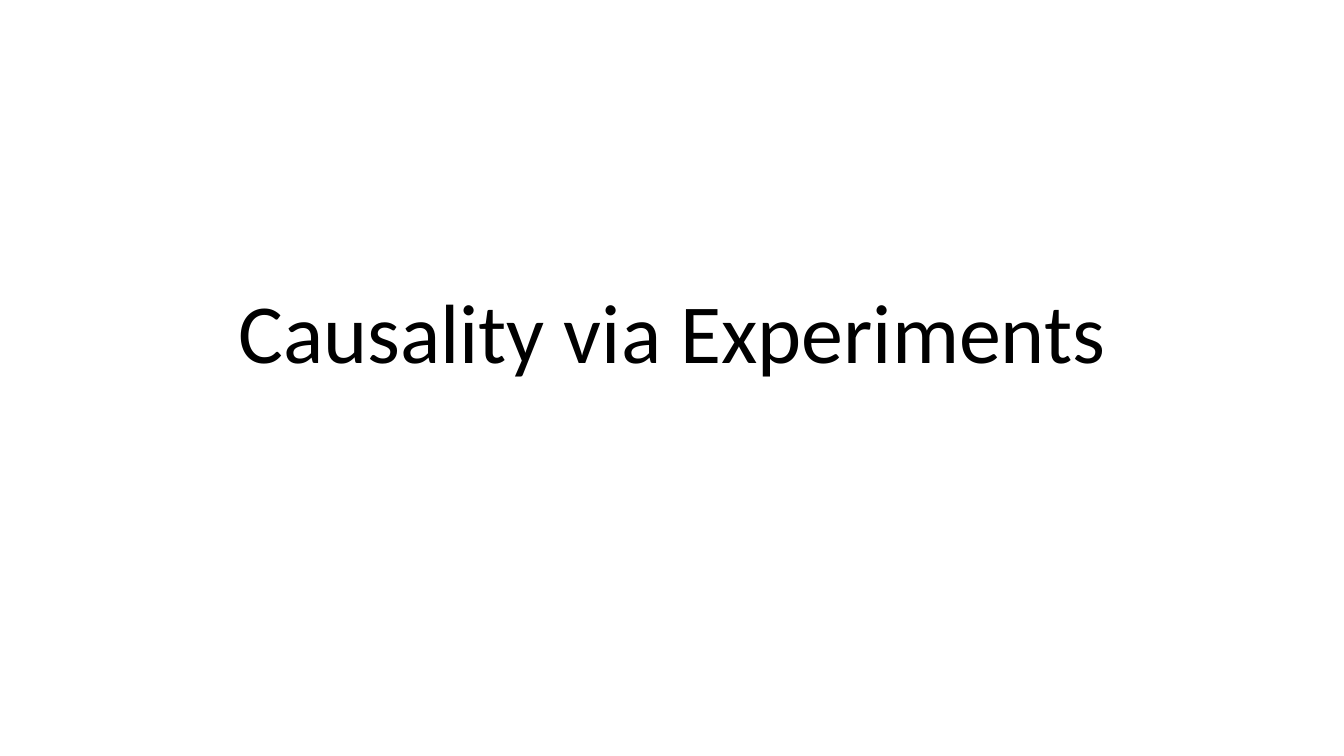
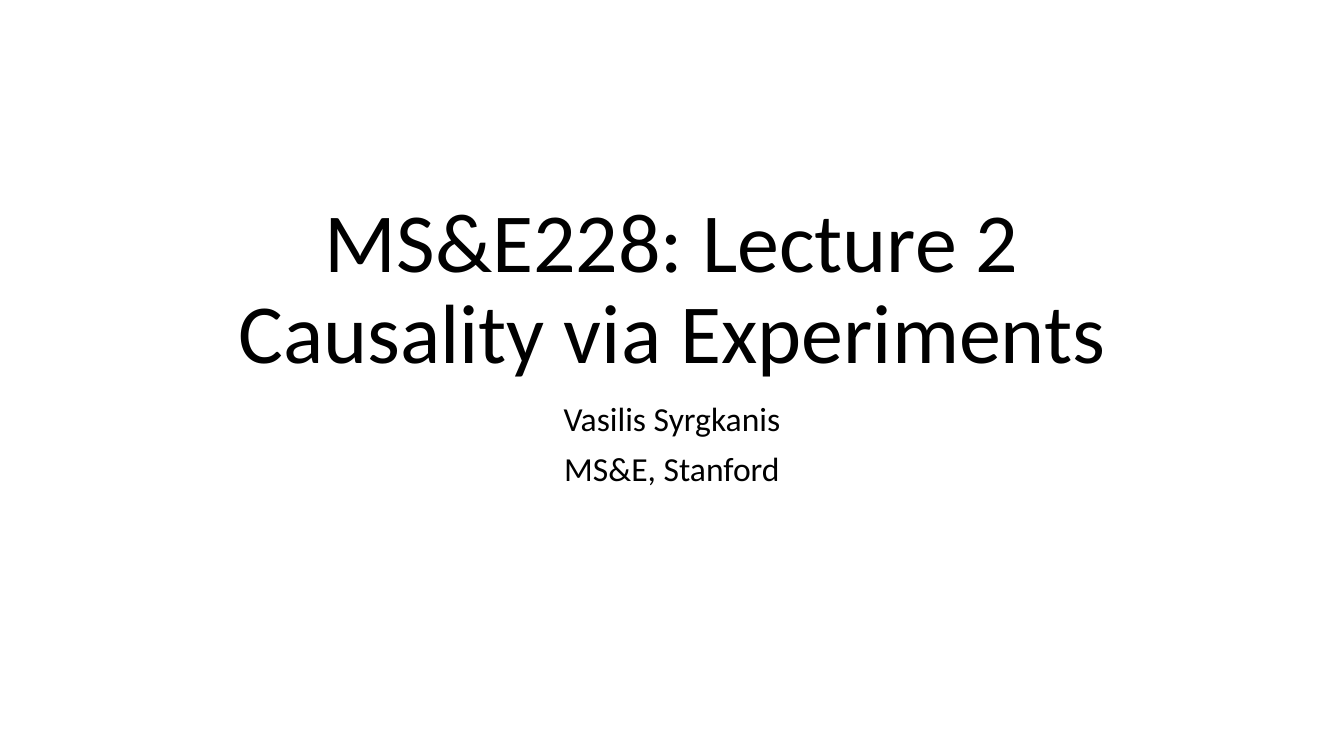
Before and after one commit to stanford-msande228/winter23, a slide deck: slide 1 of MSANDE228_Lecture2_Causality_via_Experiments.pptx. Drawn at 1344x756 pixels with LibreOffice and Linux fonts; fonts in the diff are those of the drawing. Boxes give left, top, right and bottom in pixels: in the first picture for what was removed or moved away, otherwise in the second. Text is boxed around its words. In the diff, an @@ line names an element or a change of style, - is before the commit and + after.

```diff
--- a/MSANDE228_Lecture2_Causality_via_Experiments.pptx
+++ b/MSANDE228_Lecture2_Causality_via_Experiments.pptx
@@ title at bbox=[238, 214, 1105, 377]: text changed @@
-Causality via Experiments
+MS&E228: Lecture 2
+Causality via Experiments
@@ subtitle added at bbox=[564, 407, 781, 485], 24 pt, text #000000 @@
+Vasilis Syrgkanis
+MS&E, Stanford
```
